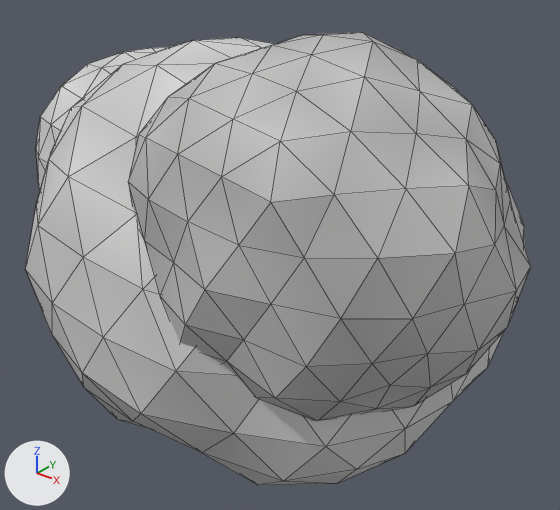
A saved change to the glTF model public/assets/models/magic_earth_boulder.glb.
Both versions are drawn from a 50 mm camera at (1.49, -1.78, 1.12) aimed at (0.04, 0.04, -0.01). Arrows for +X, +Y and +Z are at lower left; the lights stay in place. The first picture is the older version. Mesh edges are drawn as thin lines. Vertices at exactly the same position are counted once.

In view in the first picture: 'magic_earth_boulder'.
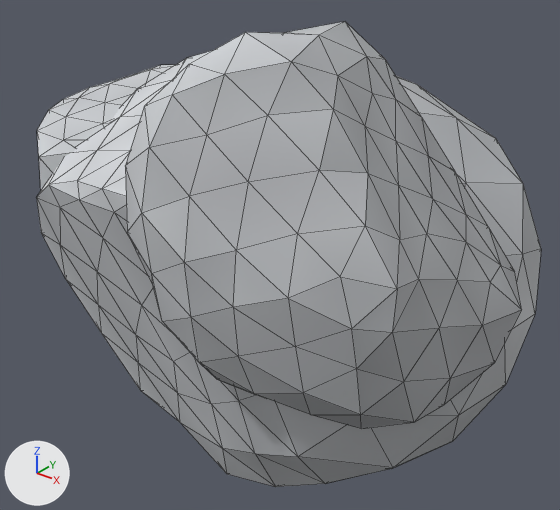
Changed parts and their boxes [x1, y1, x2, y2] in the pictures (560 x 510 px; the box of a moved part takes in the faces that stretch with it):
'magic_earth_boulder', reshaped, recoloured: before [25, 32, 531, 485]; after [36, 21, 541, 487]
part 1 of me_magic_earth_boulder, moved or reshaped: before [25, 32, 531, 485]; after [36, 21, 541, 487]
part 2 of me_magic_earth_boulder, recoloured: before [36, 63, 500, 481]; after [39, 21, 535, 483]
part 3 of me_magic_earth_boulder, recoloured: before [36, 38, 524, 485]; after [39, 77, 541, 487]
part 4 of me_magic_earth_boulder, recoloured: before [217, 32, 531, 421]; after [235, 22, 522, 429]
part 5 of me_magic_earth_boulder, recoloured: before [25, 37, 260, 453]; after [36, 33, 298, 487]

The change, as a diff of the scene's bpy script:
```diff
--- a/public/assets/models/magic_earth_boulder.glb.py
+++ b/public/assets/models/magic_earth_boulder.glb.py
@@ me_magic_earth_boulder @@
 # used by ob_magic_earth_boulder; location = (0.0, 0.0, 0.0)
-me_magic_earth_boulder.from_pydata(...)  # 486 vertices, 960 faces; spans x -1.08..0.95, y -0.69..0.68, z -0.73..0.79
+me_magic_earth_boulder.from_pydata(...)  # 486 vertices, 960 faces; spans x -0.98..0.91, y -0.67..0.62, z -0.71..0.8
+# me_magic_earth_boulder part 1: 486 of 486 vertices moved; they spanned x -1.08..0.95, y -0.69..0.68, z -0.73..0.79 and now span x -0.98..0.91, y -0.67..0.62, z -0.71..0.8; mean shift (0.01, 0.01, 0.0)
+# me_magic_earth_boulder part 2: 193 faces centred in x -0.97..0.79, y -0.67..0.66, z -0.53..0.69 are repainted in the vertex colours; the middle colour goes from light grey #dadad9 to light grey #ced1d4
+# me_magic_earth_boulder part 3: 346 faces centred in x -0.95..0.83, y -0.55..0.68, z -0.71..0.66 are repainted in the vertex colours; the middle colour goes from white #eaeae9 to light grey #c3c5c9
+# me_magic_earth_boulder part 4: 209 faces centred in x -0.02..0.94, y -0.64..0.16, z -0.2..0.79 are repainted in the vertex colours; the middle colour goes from light grey #cececd to grey #b8bbbe
+# me_magic_earth_boulder part 5: 212 faces centred in x -1.06..0.26, y -0.67..0.54, z -0.58..0.67 are repainted in the vertex colours; the middle colour goes from white #e6e6e5 to white #e2e5e9
 me_magic_earth_boulder.materials.append(mat_magic_earth_boulder)
```
